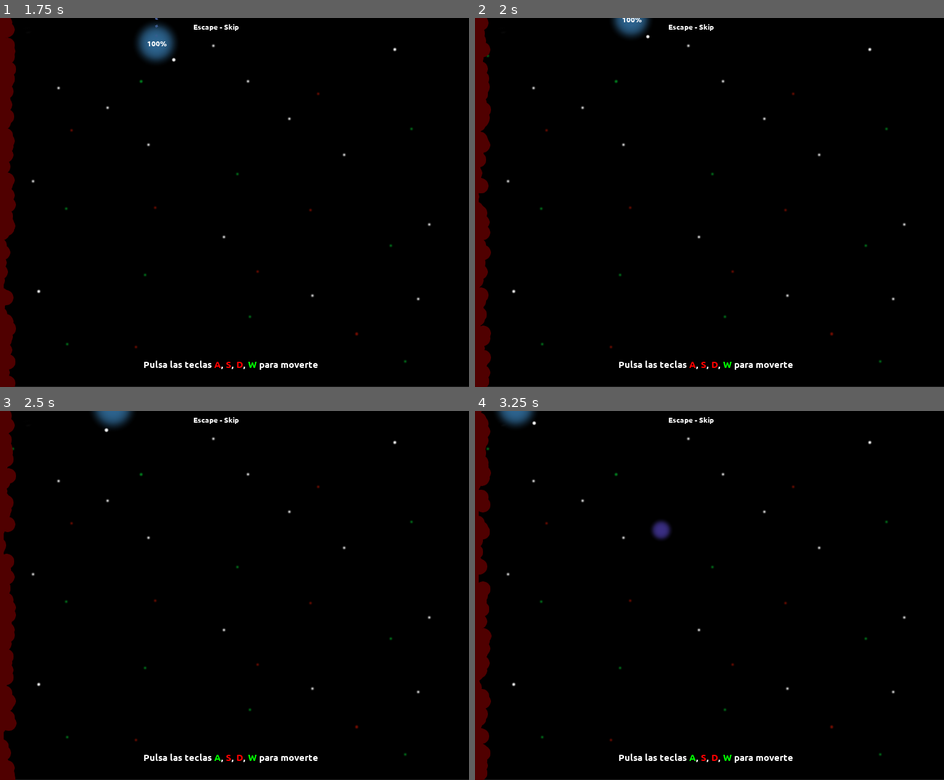
Above: before the commit, frames 1-4 (two rows, left to right).
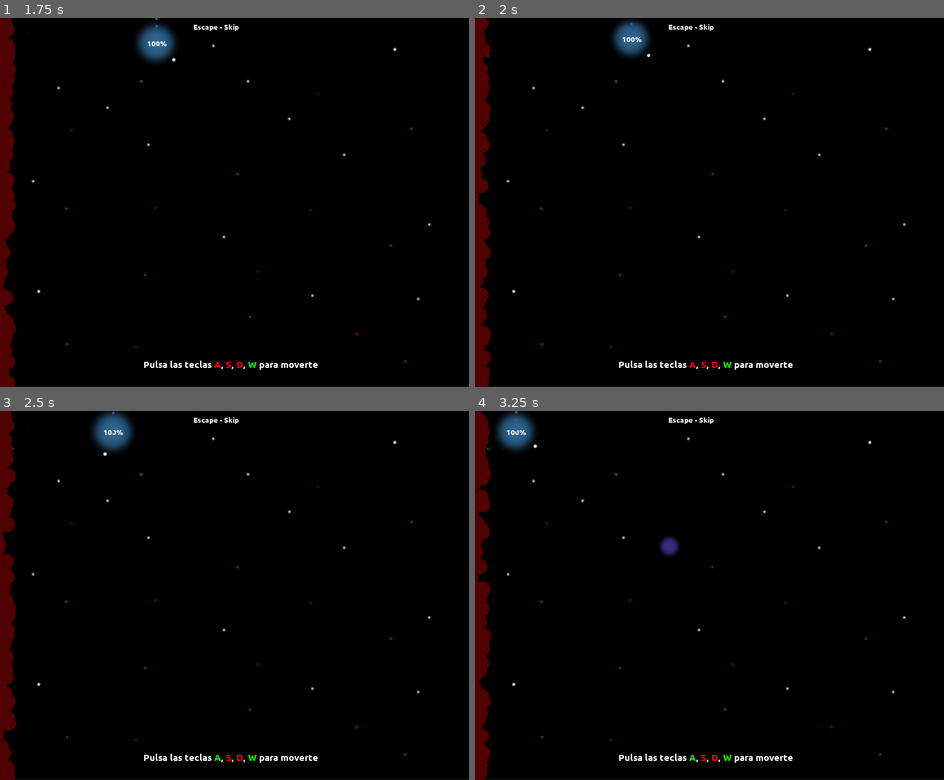
Above: after the commit, the same moments.

Repository: moisesjbc/cinco-etapas
Game: Godot game, scene res://scenes/main_scene/main_scene.tscn
The game is run twice, just before and just after one commit, with the same random seed, the same clock (stepped at 60 frames per second) and the same inputs.
Inputs (mouse positions are in pixels of both pictures, inside the frame that each line leads up to):
- Up to frame 1 (1.75 s): tap Enter at 0.5 s; move the mouse to (196, 276) at 0.52 s; hold Up (ui_up) from 0.53 s (still down); click (196, 276) at 0.67 s; tap Space at 0.77, 1.52 s; move the mouse to (370, 257) at 1.27 s
- Up to frame 2 (2 s): keep holding Up (ui_up)
- Up to frame 3 (2.5 s): move the mouse to (75, 540) at 2.02 s; release Up (ui_up) at 2.03 s; hold Left (ui_left) from 2.03 s (still down)
- Up to frame 4 (3.25 s): keep holding Left (ui_left); move the mouse to (723, 595) at 2.77 s; click (723, 595) at 2.92 s; tap Space at 3.02 s

Frame 1 is identical in both runs. In frame 2, 0.7% of the frame differs, in the area x 29-38%, y 0-11%; in frame 3, 0.8%; in frame 4, 1.1%, in the area x 4-44%, y 0-40%.

Commit message:
Added upper and bottom walls

Diff:
--- a/godot-project/project.godot
+++ b/godot-project/project.godot
@@ -80,6 +80,7 @@
 2d_physics/layer_3="friend"
 2d_physics/layer_4="meteorite"
 2d_physics/layer_5="death"
+2d_physics/layer_6="walls"
 
 [rendering]
 
--- a/godot-project/scenes/main_scene/main_scene.tscn
+++ b/godot-project/scenes/main_scene/main_scene.tscn
@@ -23,6 +23,7 @@
 [ext_resource path="res://scenes/main_scene/background.png" type="Texture" id=21]
 [ext_resource path="res://scenes/distance_control/distance_control.tscn" type="PackedScene" id=22]
 [ext_resource path="res://scenes/main_scene/states/tutorial_act_4.gd" type="Script" id=23]
+[ext_resource path="res://scenes/walls/walls.tscn" type="PackedScene" id=24]
 
 [sub_resource type="DynamicFont" id=2]
 font_data = ExtResource( 7 )
@@ -121,5 +122,8 @@
 margin_top = 400.763
 margin_right = 1010.83
 margin_bottom = 400.763
+
+[node name="wall" parent="." instance=ExtResource( 24 )]
+position = Vector2( -2.37842, -1.18921 )
 [connection signal="player_died" from="player" to="." method="_on_player_player_died"]
 [connection signal="timeout" from="stage_timer" to="." method="_on_stage_timer_timeout"]
--- a/godot-project/scenes/meteorites_respawn/meteorites_respawn.tscn
+++ b/godot-project/scenes/meteorites_respawn/meteorites_respawn.tscn
@@ -14,8 +14,8 @@
 curve = SubResource( 1 )
 
 [node name="path_follow" type="PathFollow2D" parent="path"]
-position = Vector2( 1048.48, 751.842 )
-rotation = -1.57239
+position = Vector2( 1046.23, 724.903 )
+rotation = -1.56915
 
 [node name="meteors_timer" type="Timer" parent="."]
 wait_time = 0.8
--- a/godot-project/scenes/player/player.tscn
+++ b/godot-project/scenes/player/player.tscn
@@ -14,7 +14,7 @@
 
 [node name="player" type="KinematicBody2D"]
 position = Vector2( 0, 0.222717 )
-collision_mask = 8
+collision_mask = 40
 script = ExtResource( 2 )
 initial_speed = 200
 stick_penalty_by_friend = 20
--- /dev/null
+++ b/godot-project/scenes/walls/walls.tscn
@@ -0,0 +1,15 @@
+[gd_scene load_steps=2 format=2]
+
+[sub_resource type="RectangleShape2D" id=1]
+extents = Vector2( 562.274, 27.6638 )
+
+[node name="wall" type="StaticBody2D"]
+collision_layer = 32
+
+[node name="collision_shape" type="CollisionShape2D" parent="."]
+position = Vector2( 493.521, -21.4057 )
+shape = SubResource( 1 )
+
+[node name="collision_shape2" type="CollisionShape2D" parent="."]
+position = Vector2( 498.278, 794.39 )
+shape = SubResource( 1 )
Not shown: 1 places in godot-project/scenes/main_scene/main_scene.tscn that only renumber resources
